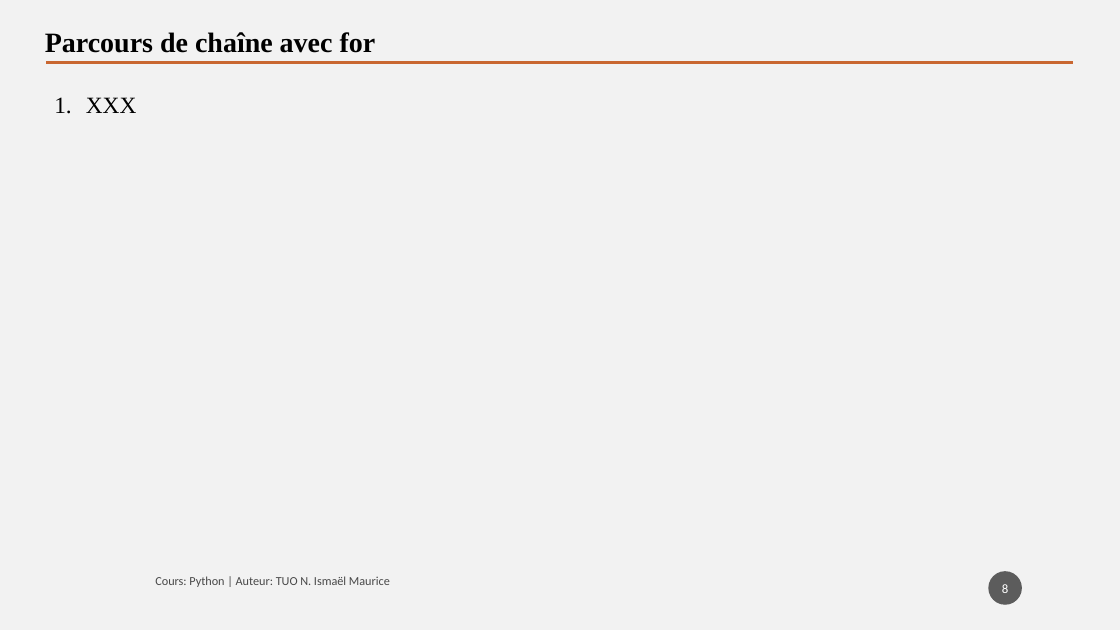
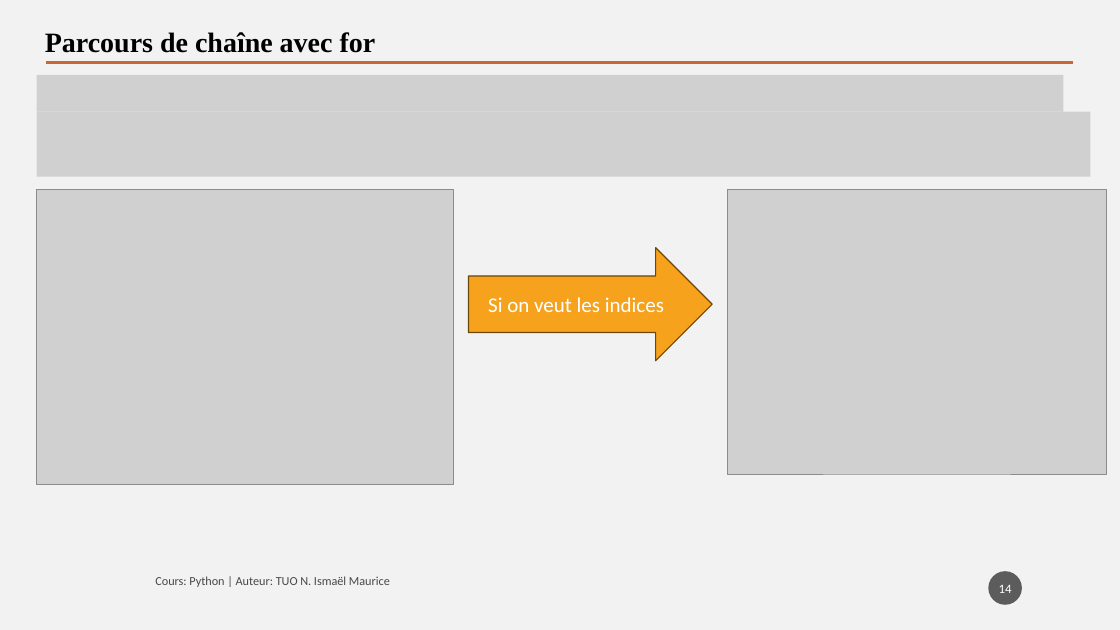
Before and after one commit to tisma95/cours-python, a slide deck: slide 14 of source/Chapitre 8 - Les chaines de caractères.pptx (slide 8 before the commit). Drawn at 1120x630 pixels with LibreOffice and Linux fonts; fonts in the diff are those of the drawing; grey boxes stand for pictures. Boxes give left, top, right and bottom in pixels: in the first picture for what was removed or moved away, otherwise in the second. Text is boxed around its words. In the diff, an @@ line names an element or a change of style, - is before the commit and + after.

```diff
--- a/source/Chapitre 8 - Les chaines de caractères.pptx
+++ b/source/Chapitre 8 - Les chaines de caractères.pptx
@@ picture added at [36, 75, 1063, 112] @@
@@ picture added at [36, 112, 1091, 176] @@
@@ text removed at [86, 97, 137, 113] @@
-1. XXX
@@ picture added at [36, 189, 453, 485] @@
@@ picture added at [728, 189, 1107, 474] @@
@@ right arrow added at [469, 248, 712, 361], fill #F6A21D, outline #6C470D 1 pt, 18 pt, text #FFFFFF @@
+Si on veut les indices
@@ page number at [999, 585, 1012, 593]: text changed @@
-8
+14
```
Also in this commit, not shown: 7 other slides changed, 11 slides added, 10 other files.
